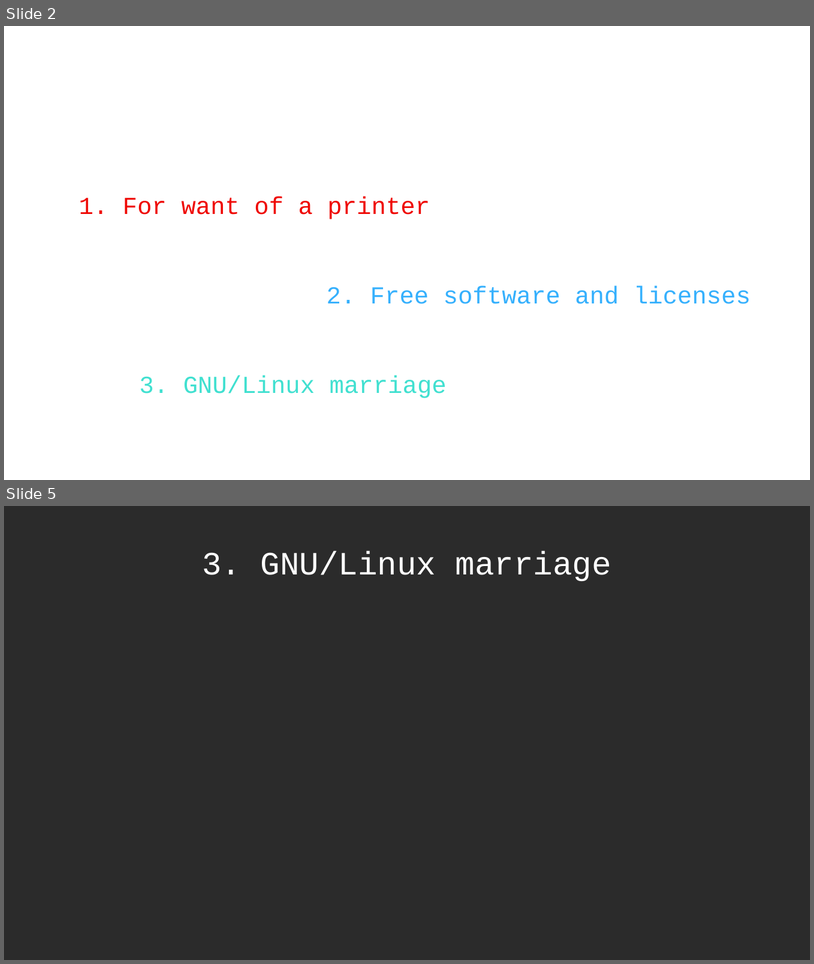
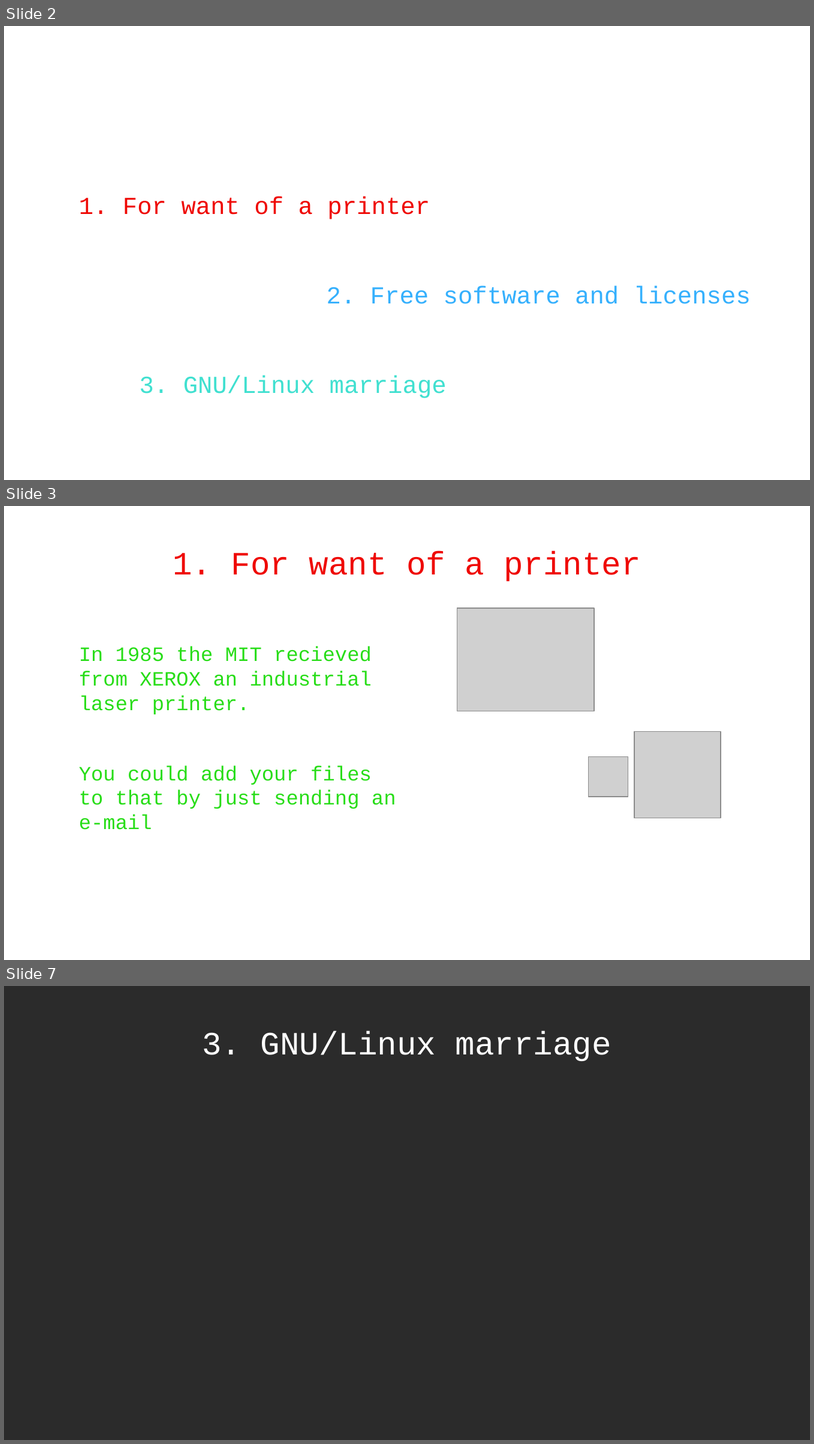
Before and after one commit to WAPEETY/open-source-presentation, a slide deck: open_source.odp. Shown one above the other, each under a label of ours: slides 2 and 5 before the commit, slides 2, 3 and 7 after it; the slides between them are not shown. The pictures are 814x964 and 814x1444 pixels, drawn with LibreOffice and Linux fonts; fonts in the diff are those of the drawing; grey boxes stand for pictures; background and template pictures are left out; a plain dark background stands for a picture behind light text. Boxes give left, top, right and bottom in pixels: in the first picture for what was removed or moved away, otherwise in the second. Text is boxed around its words. In the diff, an @@ line names an element or a change of style, - is before the commit and + after.

```diff
--- a/open_source.odp
+++ b/open_source.odp
@@ slide 3 added at bbox=[4, 506, 810, 960], background picture (left out) @@
@@ title added at bbox=[173, 552, 641, 582], 32 pt, text #EF0804 @@
+1. For want of a printer
@@ picture added at bbox=[458, 608, 594, 710] @@
@@ text added at bbox=[79, 646, 396, 829], 20 pt, text #27DD17 @@
+In 1985 the MIT recieved from XEROX an industrial laser printer.
+You could add your files to that by just sending an e-mail
@@ picture added at bbox=[635, 732, 721, 818] @@
@@ picture added at bbox=[588, 757, 629, 797] @@
@@ what was slide 5 is now slide 7 @@
```
Also in this commit, not shown: 1 slide changed, 2 other slides added, 1 slide removed, 2 other files.
